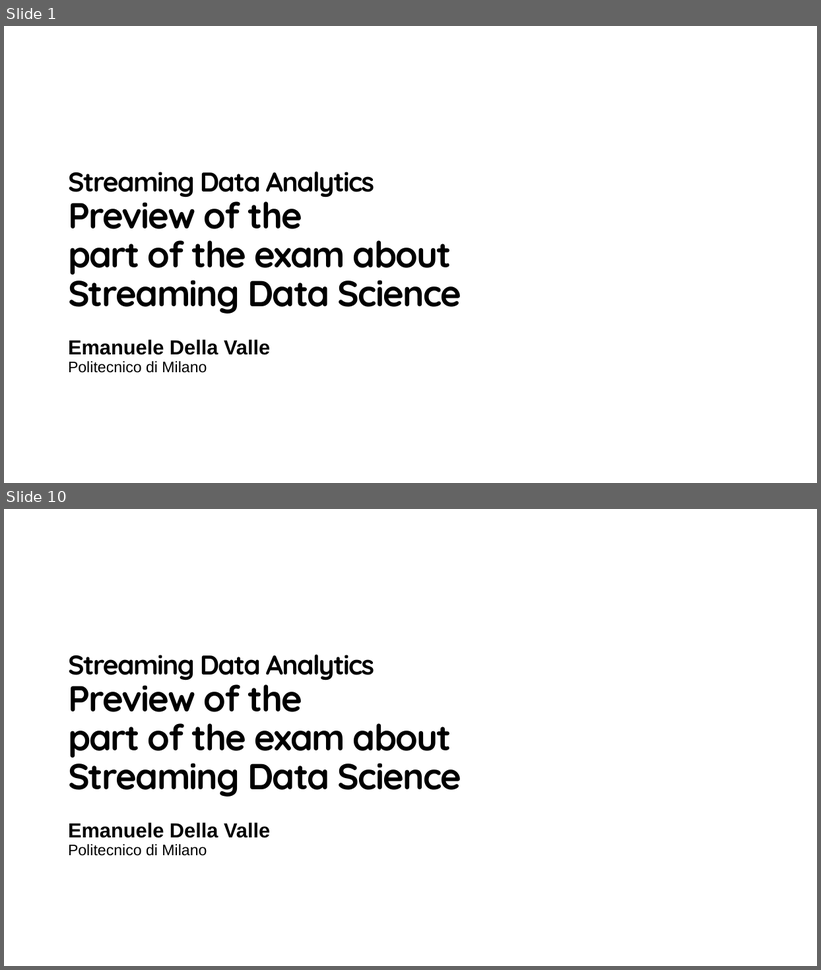
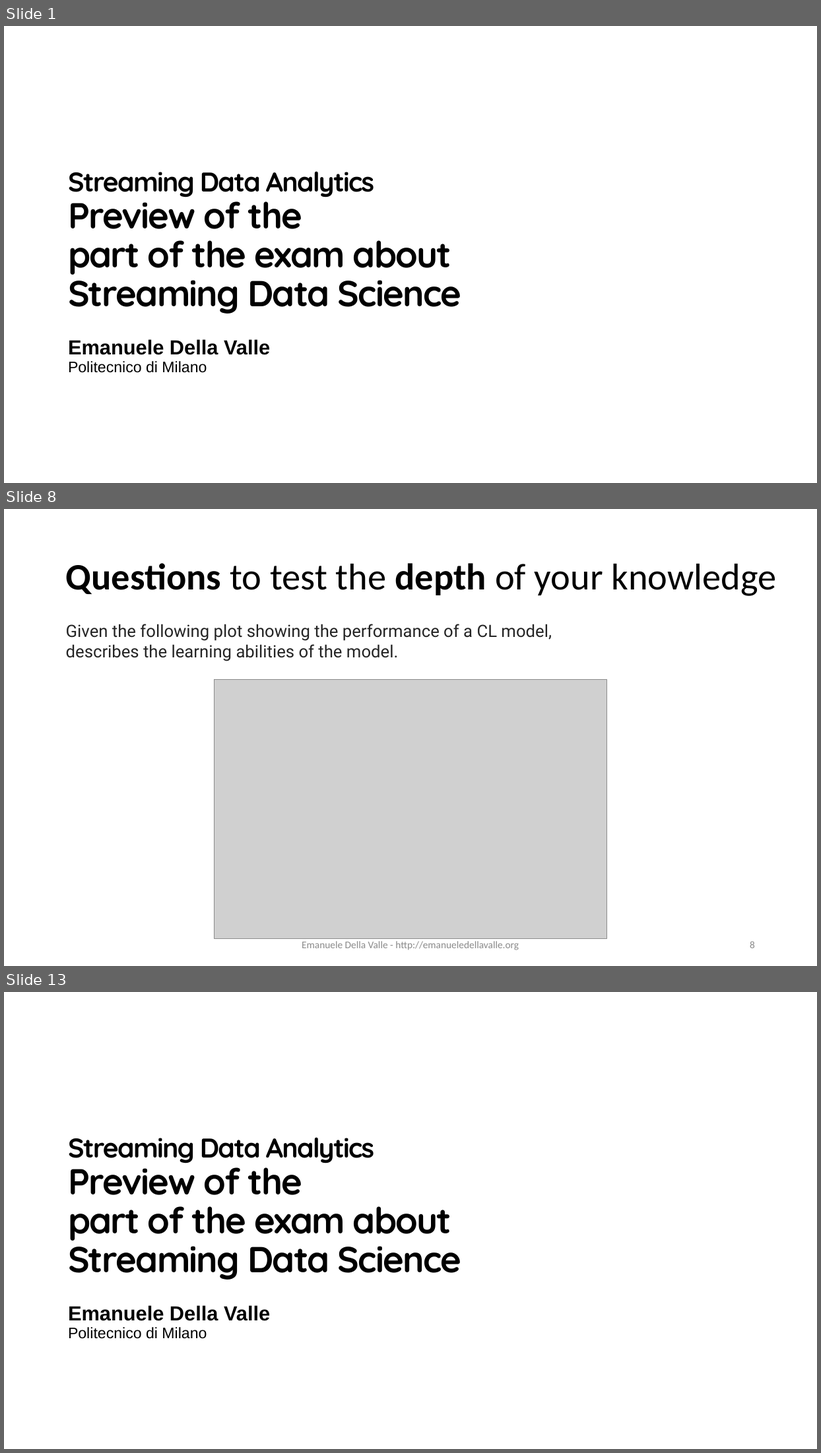
Before and after one commit to eugeniovaretti/streaming-data-analytics, a slide deck: lectures/11_SDS_exam-preview/11_Streaming-Data-Science_exam-preview.pptx. Shown one above the other, each under a label of ours: slides 1 and 10 before the commit, slides 1, 8 and 13 after it; the slides between them are not shown. The pictures are 821x970 and 821x1453 pixels, drawn with LibreOffice and Linux fonts; fonts in the diff are those of the drawing; grey boxes stand for pictures; background and template pictures are left out. Boxes give left, top, right and bottom in pixels: in the first picture for what was removed or moved away, otherwise in the second. Text is boxed around its words. In the diff, an @@ line names an element or a change of style, - is before the commit and + after.

```diff
--- a/lectures/11_SDS_exam-preview/11_Streaming-Data-Science_exam-preview.pptx
+++ b/lectures/11_SDS_exam-preview/11_Streaming-Data-Science_exam-preview.pptx
@@ slide 8 added at box(4, 509, 817, 966), background #FFFFFF @@
@@ title added at box(66, 563, 777, 596), 44 pt, text #000000 @@
+Questions to test the depth of your knowledge
@@ text added at box(66, 624, 552, 661), 20 pt, text #242424 @@
+Given the following plot showing the performance of a CL model, describes the learning abilities of the model.
@@ picture added at box(215, 680, 607, 939) @@
@@ text added at box(302, 941, 519, 951), 12 pt, text #8C8C8C @@
+Emanuele Della Valle - http://emanueledellavalle.org
@@ page number added at box(750, 941, 755, 949), 12 pt, text #8C8C8C @@
+8
@@ what was slide 10 is now slide 13 @@
```
Also in this commit, not shown: 8 slides changed, 2 other slides added.
